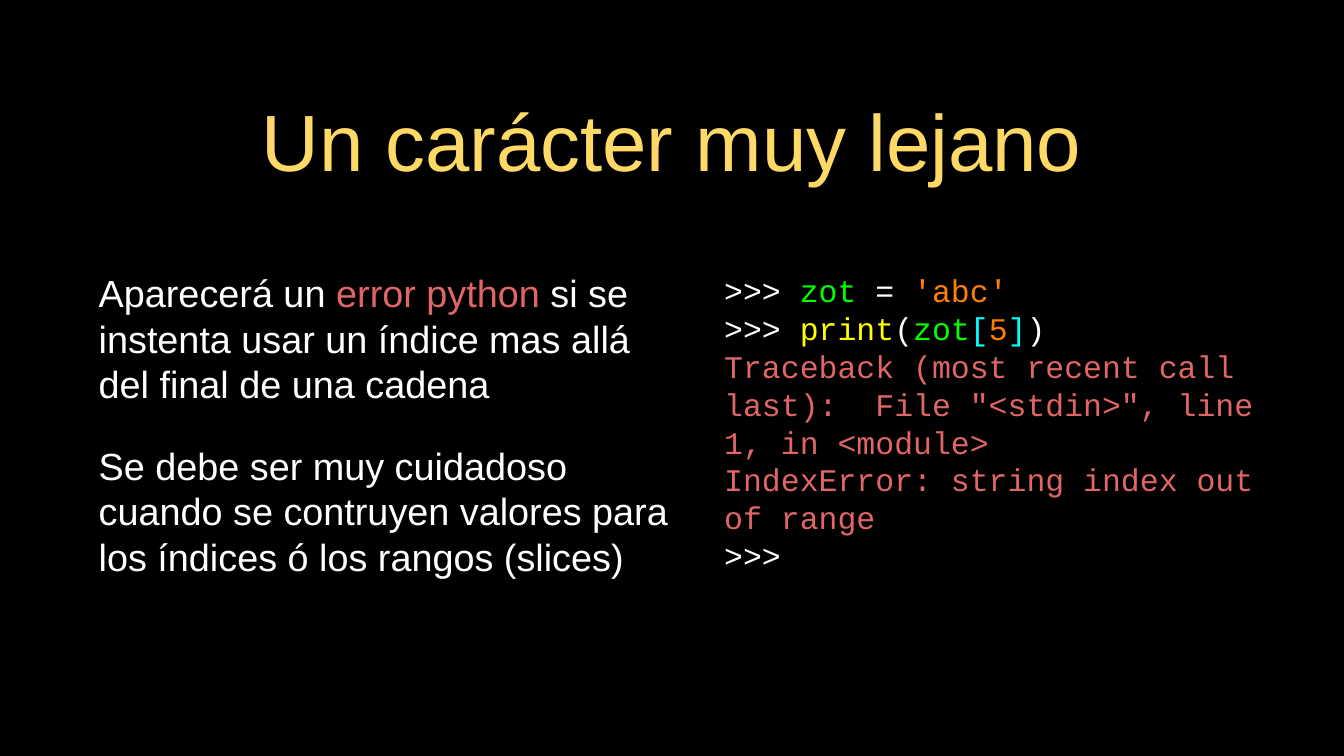
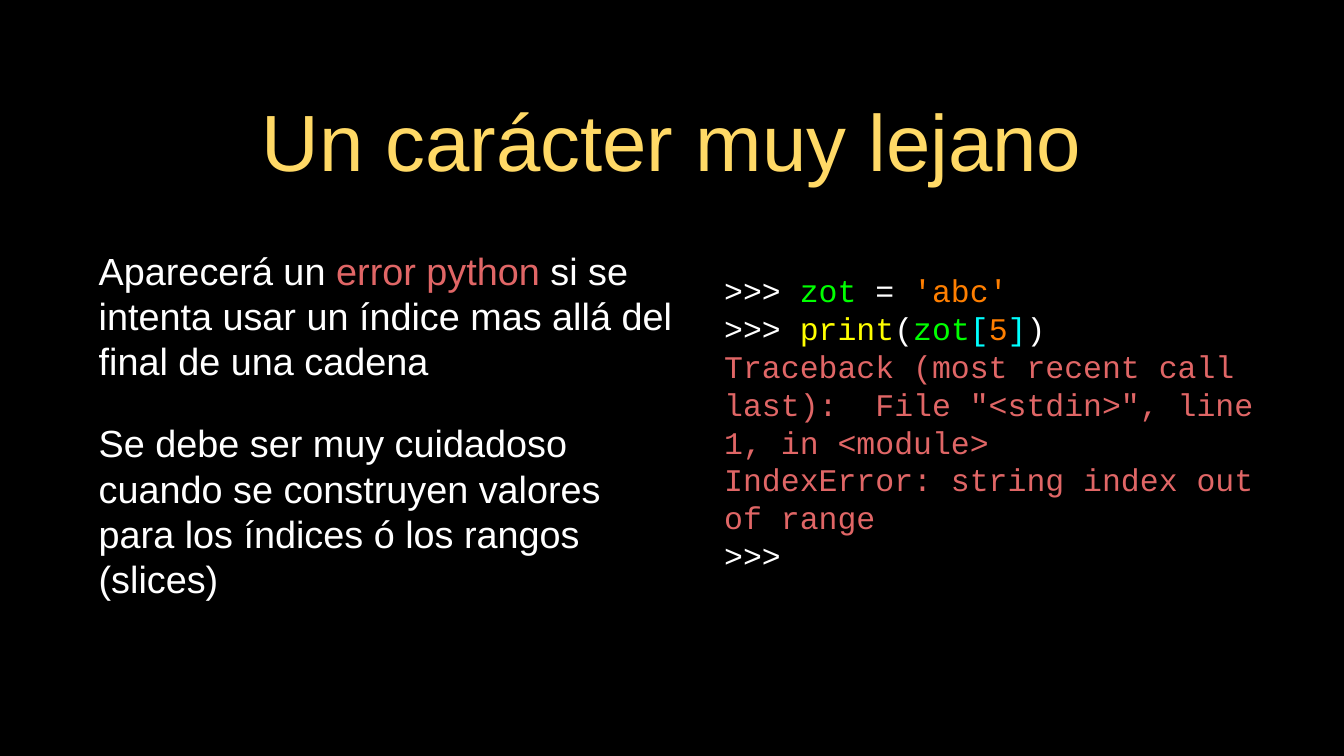
Before and after one commit to mentecatoDev/presentaciones, a slide deck: slide 5 of 06-Cadenas.odp. Drawn at 1344x756 pixels with LibreOffice and Linux fonts; fonts in the diff are those of the drawing. Boxes give left, top, right and bottom in pixels: in the first picture for what was removed or moved away, otherwise in the second. Text is boxed around its words. In the diff, an @@ line names an element or a change of style, - is before the commit and + after.

```diff
--- a/06-Cadenas.odp
+++ b/06-Cadenas.odp
@@ text at box(99, 257, 672, 601): text changed @@
-Aparecerá un error python si se instenta usar un índice mas allá del final de una cadena
-Se debe ser muy cuidadoso cuando se contruyen valores para los índices ó los rangos (slices)
+Aparecerá un error python si se intenta usar un índice mas allá del final de una cadena
+Se debe ser muy cuidadoso cuando se construyen valores para los índices ó los rangos (slices)
```
Also in this commit, not shown: 5 other files.
